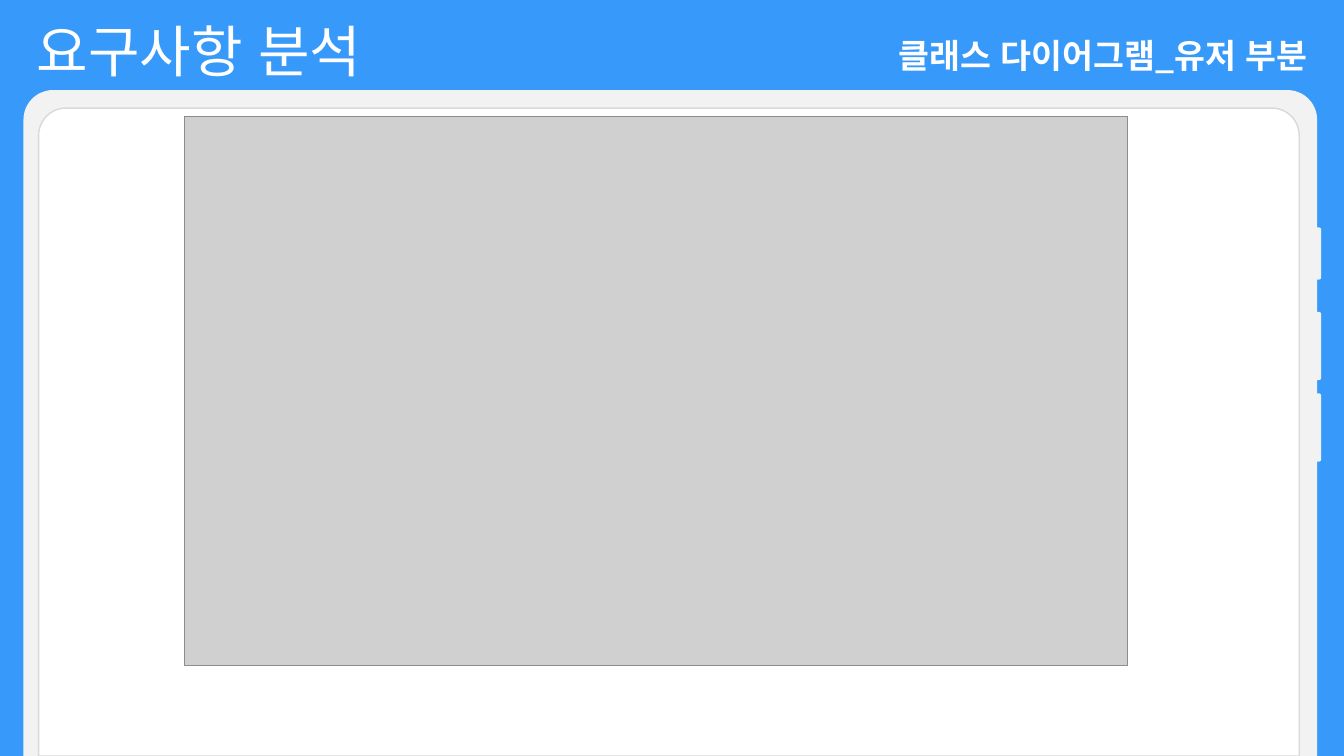
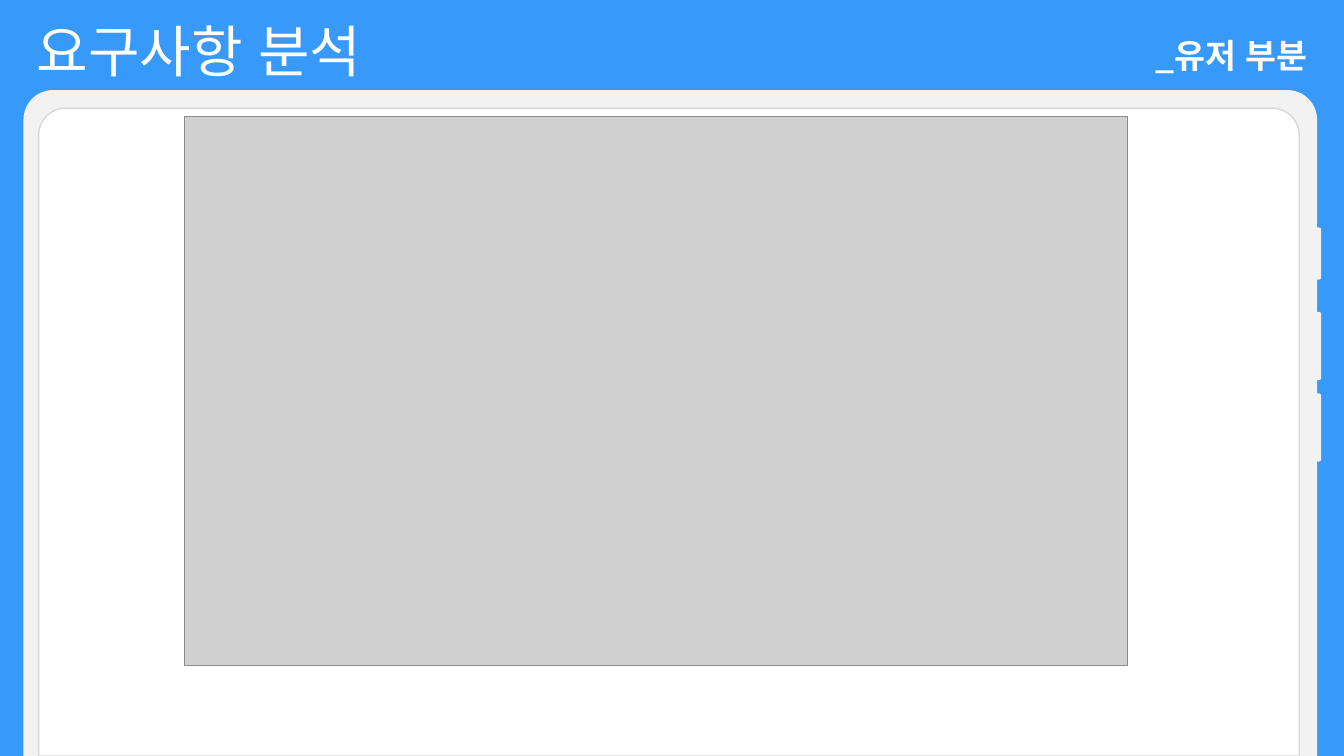
Before and after one commit to choign3123/SE_7, a slide deck: slide 13 of 발표/소프트웨어공학 발표_gn.pptx. Drawn at 1344x756 pixels with LibreOffice and Linux fonts; fonts in the diff are those of the drawing; grey boxes stand for pictures. Boxes give left, top, right and bottom in pixels: in the first picture for what was removed or moved away, otherwise in the second. Text is boxed around its words. In the diff, an @@ line names an element or a change of style, - is before the commit and + after.

```diff
--- a/발표/소프트웨어공학 발표_gn.pptx
+++ b/발표/소프트웨어공학 발표_gn.pptx
@@ text at (1155, 40, 1307, 73): text changed @@
-클래스 다이어그램_유저 부분
+_유저 부분
```
Also in this commit, not shown: 1 other slide changed, 1 slide removed, 5 other files.
